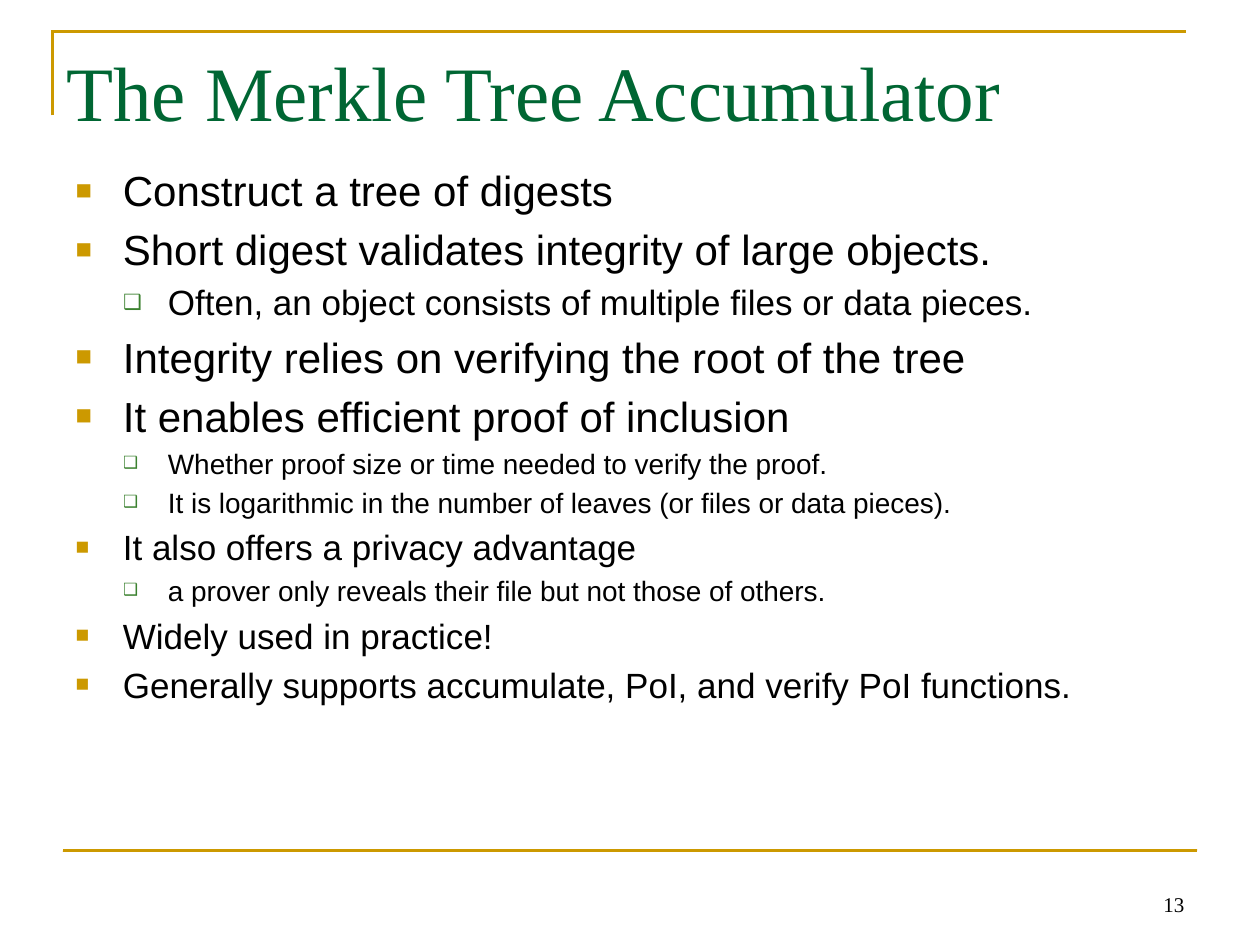
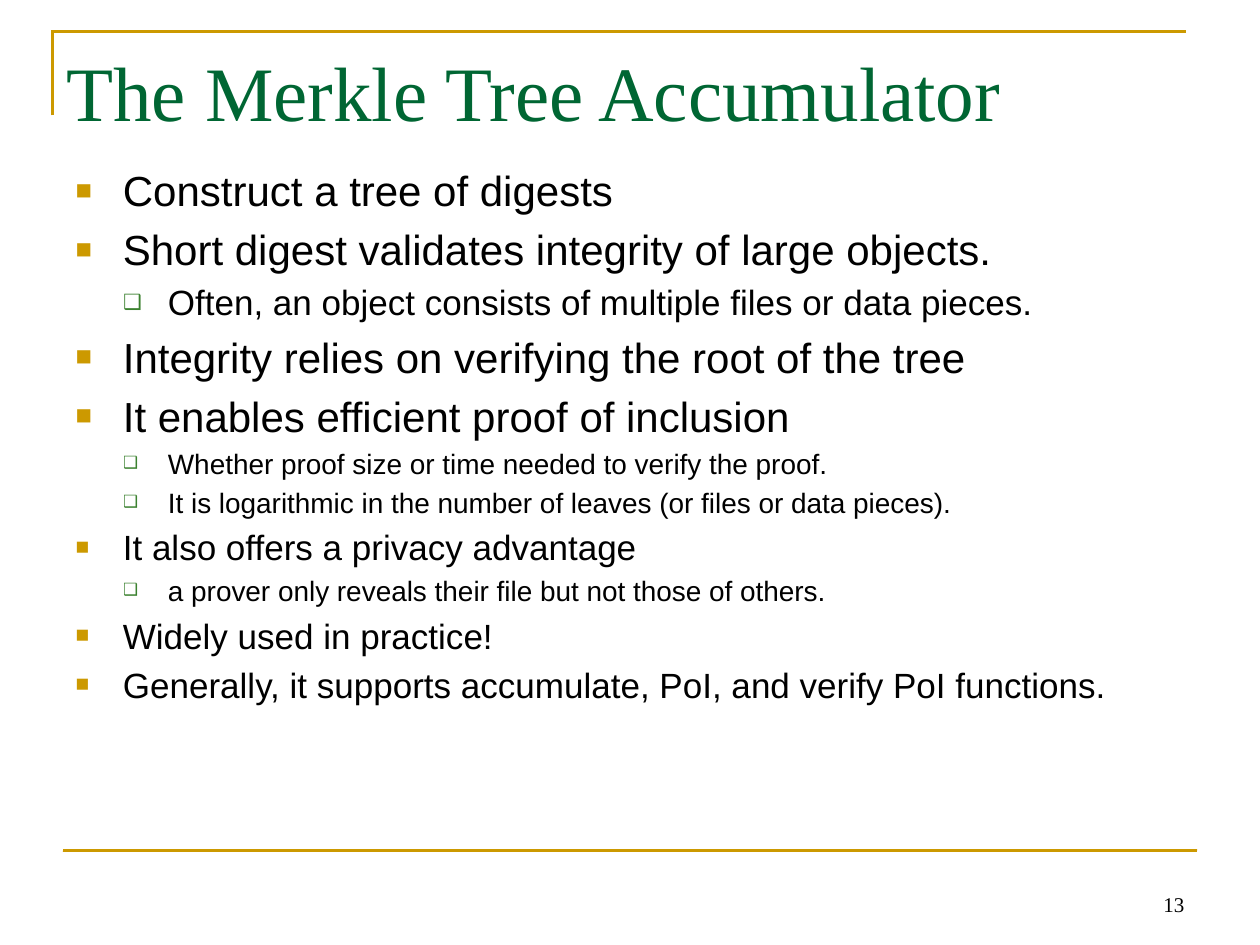
Before and after one commit to GhadaAlmashaqbeh/GhadaAlmashaqbeh.github.io, a slide deck: slide 13 of courses/cse3400-f2026/lecture7.pptx. Drawn at 1260x945 pixels with LibreOffice and Linux fonts; fonts in the diff are those of the drawing. Boxes give left, top, right and bottom in pixels: in the first picture for what was removed or moved away, otherwise in the second. Text is boxed around its words. In the diff, an @@ line names an element or a change of style, - is before the commit and + after.

```diff
--- a/courses/cse3400-f2026/lecture7.pptx
+++ b/courses/cse3400-f2026/lecture7.pptx
@@ text at [123, 672, 1105, 704]: text changed @@
-■ Generally supports accumulate, PoI, and verify PoI functions.
+■ Generally, it supports accumulate, PoI, and verify PoI functions.
```
Also in this commit, not shown: 1 other slide changed, 4 other files.
